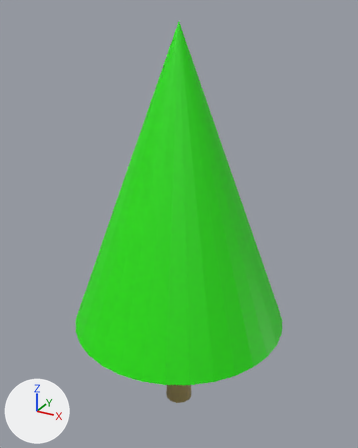
What one commit did to the glTF model assets/models/tree.glb.
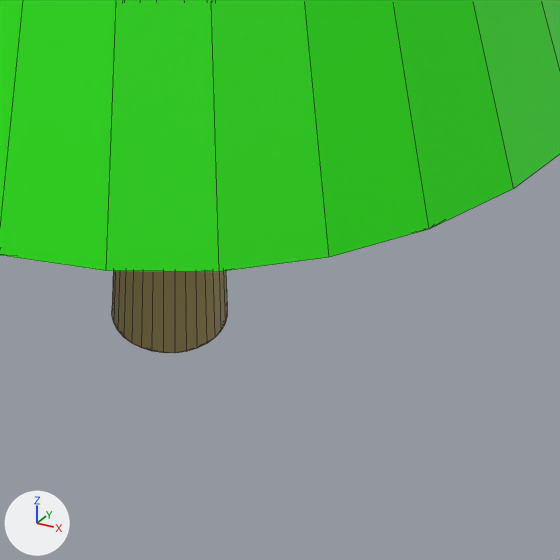
Each version appears first whole from a camera (50 mm lens) standing at (1.487, -2.702, 2.826) and looking at (-0.039, 0.073, 1.439), and next in a close-up on the part from 40% to 74% of the width and 73% to 100% of the height. Every picture has the same lights, and +X, +Y and +Z are marked at lower left. The last two pictures show the newer version. The close-ups show mesh edges as thin lines. Vertices at exactly the same position are counted once.

The scene before the commit, as lines of its bpy script (objects in view):
```python
me_cone = bpy.data.meshes.new('Cone')
me_cone.from_pydata(...)  # 65 vertices, 124 faces; spans x -0.75..0.75, y -0.75..0.75, z -1.75..1.0
# faces by material slot: [92, 32]
me_cone.materials.append(mat_material)  # green #26e700
me_cone.materials.append(mat_material_001)  # yellow #9e8b58
ob_tree = bpy.data.objects.new('Tree', me_cone)
ob_tree.location = (0.0, 0.0, 1.75)
```
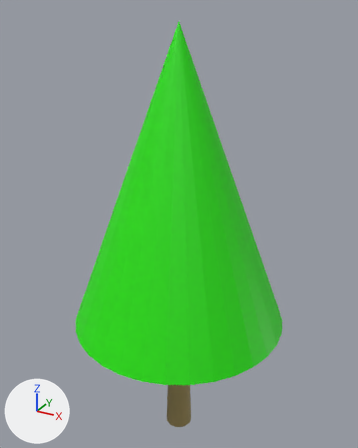
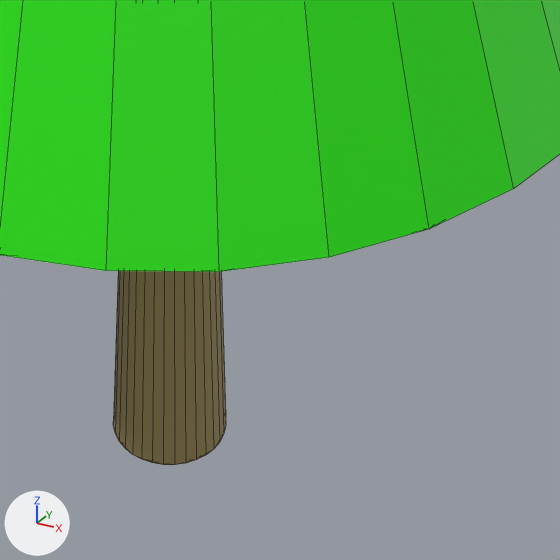
Where the newer file only moved an object's origin or applied its transform, the numbers keep the older frame.

Location of each change, (x1, y1, x2, y2) in pixels of the close-ups (560 x 560 px; the box of a moved part takes in the faces that stretch with it):
'Tree', reshaped
    before: (0, 0, 560, 353)
    after: (0, 0, 560, 465)
part 1 of me_cone, moved or reshaped
    before: (112, 271, 227, 353)
    after: (113, 271, 226, 465)

The change in detail:
me_cone is used by ob_tree; location (0.0, 0.0, 1.75).
me_cone had 65 vertices, 124 faces and spanned x -0.75..0.75, y -0.75..0.75, z -1.75..1.0.
me_cone now has 65 vertices, 124 faces and spans x -0.75..0.75, y -0.75..0.75, z -2.0..1.0.
me_cone part 1: all 32 vertices in x -0.1..0.1, y -0.1..0.1, z -1.75 are moved by (0.0, 0.0, -0.25).
